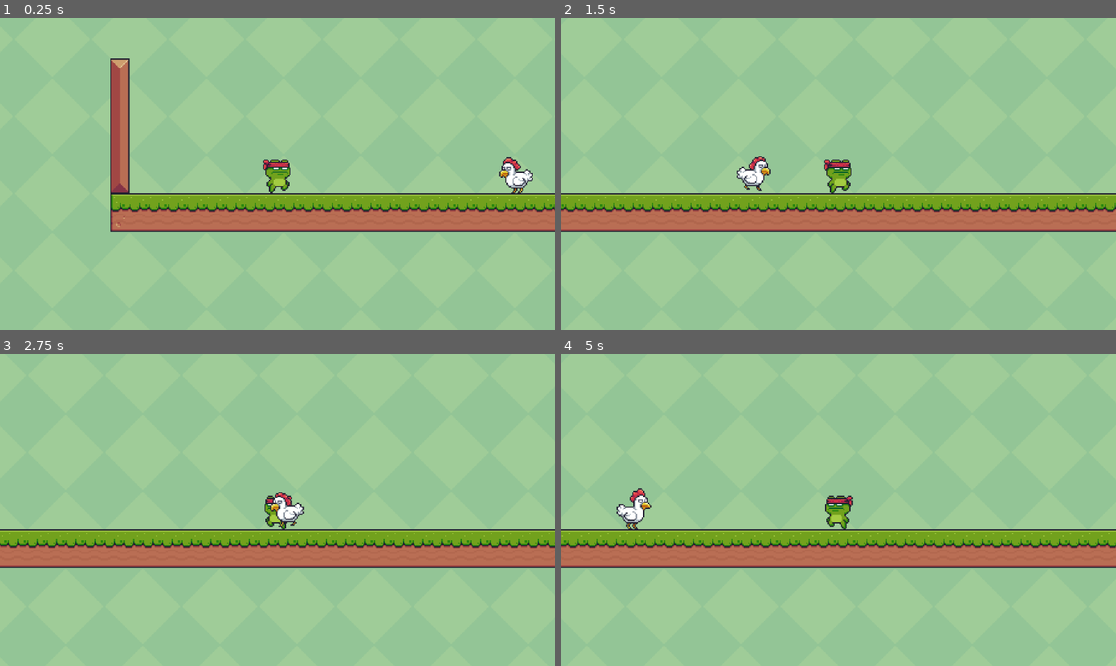
Above: before the commit, frames 1-4 (two rows, left to right).
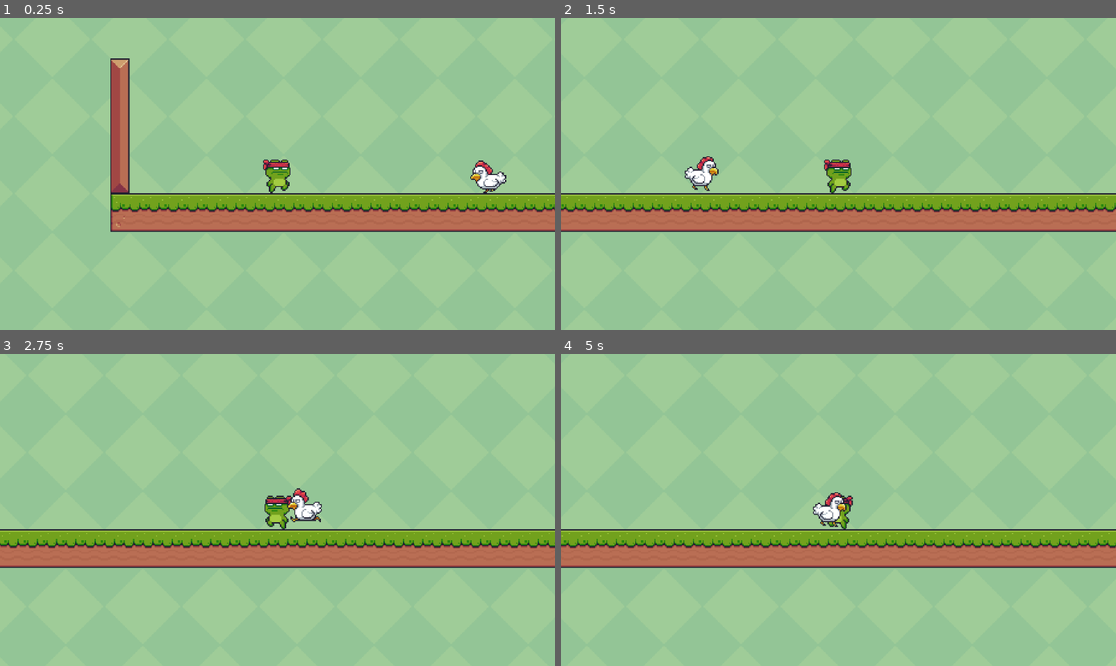
Above: after the commit, the same moments.

Repository: Yncy0/pixel-adventure-godot
Game: Godot game, scene res://world/test_world.tscn
The game is run twice, just before and just after one commit, with the same random seed, the same clock (stepped at 60 frames per second) and the same inputs.
Inputs:
- Up to frame 1 (0.25 s): no input
- Up to frame 2 (1.5 s): hold D (right) from 0.53 s (still down); tap Space (jump) at 0.77 s
- Up to frame 3 (2.75 s): tap Space (jump) at 1.52 s; release D (right) at 2.03 s; hold A (left) from 2.03 s (still down)
- Up to frame 4 (5 s): release A (left) at 2.78 s; hold D (right) 2.78-4.28 s; tap Space (jump) at 3.02, 3.77, 4.52 s; hold A (left) from 4.28 s (still down)

The runs differ from the first frame. In frame 1, 0.8% of the frame differs, in the area x 84-96%, y 44-57%; in frame 2, 0.8%; in frame 3, 0.7%; in frame 4, 0.8%, in the area x 10-52%, y 42-57%.

Commit message:
finished: chicken

Diff:
--- a/characters/enemy/chicken/scene/chicken.tscn
+++ b/characters/enemy/chicken/scene/chicken.tscn
@@ -234,6 +234,11 @@
 shape = SubResource("RectangleShape2D_asjed")
 debug_color = Color(0.616482, 0.368094, 0.978802, 0.42)
 
+[node name="RayCastPlayerDetect" type="RayCast2D" parent="." index="3"]
+rotation = 3.14159
+target_position = Vector2(500, 0)
+collision_mask = 2
+
 [connection signal="body_entered" from="AreaPlayerDetect" to="." method="_on_area_player_detect_body_entered"]
 [connection signal="body_exited" from="AreaPlayerDetect" to="." method="_on_area_player_detect_body_exited"]
 
--- a/characters/enemy/chicken/script/chicken.gd
+++ b/characters/enemy/chicken/script/chicken.gd
@@ -1,7 +1,15 @@
 class_name Chicken extends EnemyBase
 
 
+@onready var ray: RayCast2D = $RayCastPlayerDetect
+
+
 func _physics_process(_delta: float) -> void:
+	if ray.is_colliding():
+		var collider = ray.get_collider()
+		if collider is Player:
+			is_player = true
+
 	if !is_player:
 		velocity.x = move_toward(velocity.x, 0.0, Speed)
 	elif is_player:
@@ -9,8 +17,10 @@
 		velocity.x = dir.x * Speed
 
 	if velocity.x > 0:
+		ray.rotation_degrees = 0
 		sprite.flip_h = true
 	elif velocity.x < 0:
+		ray.rotation_degrees = 180
 		sprite.flip_h = false
 
 	if velocity.x == 0:
